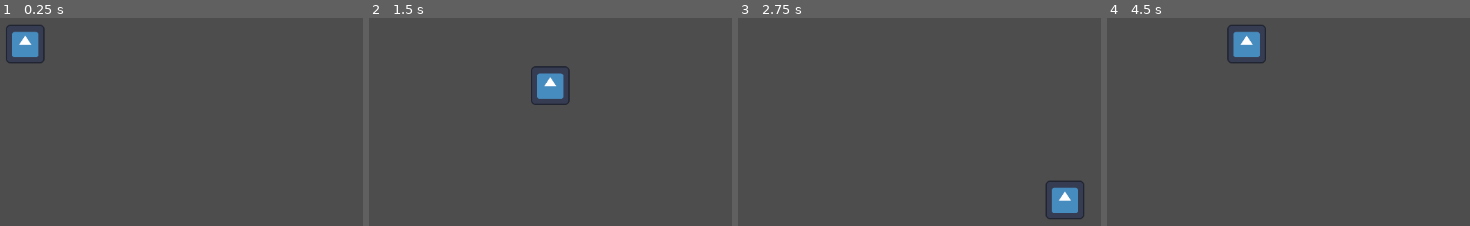
Above: before the commit, frames 1-4 (left to right).
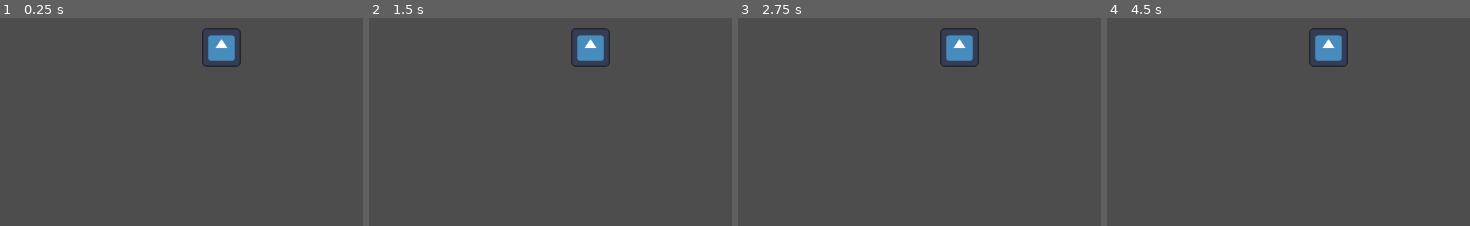
Above: after the commit, the same moments.

Repository: SolemnSintres/shiver2d
Game: Godot game, scene res://test_world.tscn
Two runs of this game, one before a commit and one after it. Both use one fixed random seed, a clock stepped at 60 frames per second and the inputs below. Before the commit the project starts from res://player.tscn. The engine's default icon, where the game draws it, is replaced by a stand-in: a white triangle on a blue panel in a dark square.
Inputs:
- Up to frame 1 (0.25 s): no input
- Up to frame 2 (1.5 s): tap Enter at 0.5 s; hold D (move_right) 0.53-1.28 s; hold S (move_down) from 1.28 s (still down)
- Up to frame 3 (2.75 s): release S (move_down) at 2.03 s; hold D (move_right) from 2.03 s (still down)
- Up to frame 4 (4.5 s): release D (move_right) at 2.78 s; hold W (move_up) 2.78-3.53 s; hold A (move_left) from 3.53 s (still down)

The runs differ from the first frame. In frame 1, 2.4% of the frame differs, in the area x 1-67%, y 3-24%; in frame 2, 2.6%, in the area x 44-67%, y 4-42%; in frame 3, 2.4%; in frame 4, 2.5%.

Commit message:
Camera Follow

Diff:
--- a/player.tscn
+++ b/player.tscn
@@ -2,6 +2,9 @@
 
 [ext_resource type="Script" uid="uid://dpts4eiu6vkmc" path="res://player.gd" id="1_4flbx"]
 [ext_resource type="Texture2D" uid="uid://dn3kd50dvha47" path="res://icon.svg" id="2_onrkg"]
+
+[sub_resource type="RectangleShape2D" id="RectangleShape2D_onrkg"]
+size = Vector2(52, 52)
 
 [node name="Player" type="CharacterBody2D" unique_id=1426326189]
 script = ExtResource("1_4flbx")
@@ -12,3 +15,8 @@
 texture = ExtResource("2_onrkg")
 
 [node name="CollisionShape2D" type="CollisionShape2D" parent="." unique_id=1991209411]
+position = Vector2(293, 319)
+shape = SubResource("RectangleShape2D_onrkg")
+
+[node name="Camera2D" type="Camera2D" parent="." unique_id=117347434]
+position = Vector2(293, 319)
--- a/project.godot
+++ b/project.godot
@@ -11,7 +11,7 @@
 [application]
 
 config/name="Shiver"
-run/main_scene="uid://bh54crfiyeo1v"
+run/main_scene="uid://bfyeiqxaqkmcg"
 config/features=PackedStringArray("4.6", "GL Compatibility")
 config/icon="res://icon.svg"
 
--- /dev/null
+++ b/test_world.tscn
@@ -0,0 +1,7 @@
+[gd_scene format=3 uid="uid://bfyeiqxaqkmcg"]
+
+[ext_resource type="PackedScene" uid="uid://bh54crfiyeo1v" path="res://player.tscn" id="2_1lwx6"]
+
+[node name="test_world" type="Node2D" unique_id=863510403]
+
+[node name="Player" parent="." unique_id=1426326189 instance=ExtResource("2_1lwx6")]
